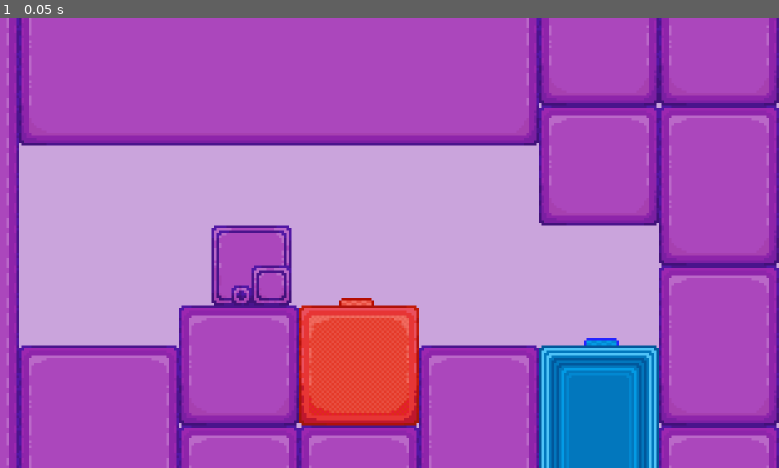
Above: before the commit, frame 1.
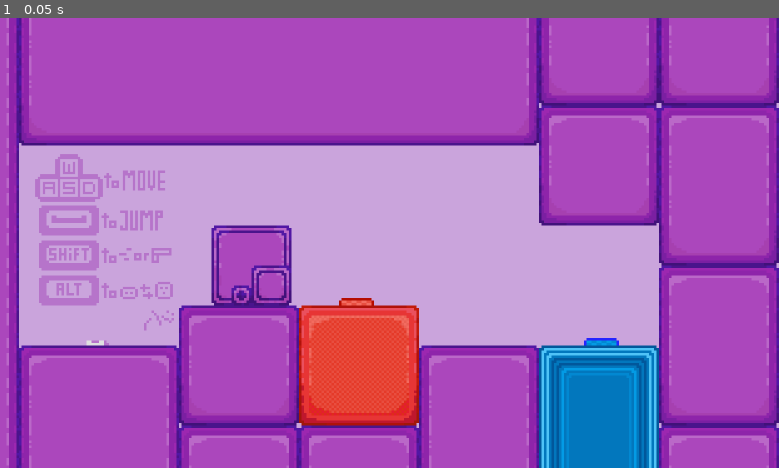
Above: after the commit, the same moment.

Repository: EmilPok/RpurpleB
Game: Godot game, scene res://scenes/levels/level_1.tscn
Two runs of this game, one before a commit and one after it. Both use one fixed random seed, a clock stepped at 60 frames per second and the inputs below. This scene is started directly instead of the project's main scene.
Inputs:
- Up to frame 1 (0.05 s): no input

The runs differ from the first frame. In frame 1, 1.8% of the frame differs, in the area x 4-23%, y 30-73%.

Commit message:
more arts

Diff:
--- a/scenes/levels/level_1.tscn
+++ b/scenes/levels/level_1.tscn
@@ -4,7 +4,18 @@
 [ext_resource type="Texture2D" uid="uid://d1p0xerncv70w" path="res://art/terrain/random_box.png" id="2_65guy"]
 [ext_resource type="Texture2D" uid="uid://kmuhh6iqf3go" path="res://art/terrain/small_random_block.png" id="3_p6rmu"]
 [ext_resource type="Texture2D" uid="uid://bum88hut5pcoj" path="res://art/terrain/ultra_small_random_block.png" id="4_34hum"]
+[ext_resource type="Texture2D" uid="uid://bf7h3a68ardm7" path="res://art/UI/tutorial/spacebar.png" id="6_mm8aj"]
+[ext_resource type="Texture2D" uid="uid://bk6vq4umvrmld" path="res://art/UI/tutorial/to.png" id="7_wtwp4"]
+[ext_resource type="Texture2D" uid="uid://hp11bupbcrsw" path="res://art/UI/tutorial/jump.png" id="8_iwr0g"]
 [ext_resource type="PackedScene" uid="uid://cvaoho4dwuilx" path="res://scenes/end_button.tscn" id="8_myogd"]
+[ext_resource type="Texture2D" uid="uid://diay2jf4i3eim" path="res://art/UI/tutorial/shift.png" id="9_bahl2"]
+[ext_resource type="Texture2D" uid="uid://b4t11kk4d6sll" path="res://art/UI/tutorial/skills.png" id="10_np2pn"]
+[ext_resource type="Texture2D" uid="uid://bjjgc7juhl1ax" path="res://art/UI/tutorial/alt.png" id="11_v6ha0"]
+[ext_resource type="Texture2D" uid="uid://cxnewjst0k4v4" path="res://art/UI/tutorial/characters.png" id="12_gmpev"]
+[ext_resource type="Texture2D" uid="uid://dj0su838dd747" path="res://art/UI/tutorial/wasd.png" id="13_mkypq"]
+[ext_resource type="Texture2D" uid="uid://2ngjme5dkrce" path="res://art/UI/tutorial/move.png" id="14_ndtll"]
+[ext_resource type="Texture2D" uid="uid://dwuhxek3ooenw" path="res://art/UI/tutorial/decor1.png" id="15_wtwp4"]
+[ext_resource type="Texture2D" uid="uid://8ly85tjeh4fo" path="res://art/misc/chalk.png" id="16_iwr0g"]
 
 [sub_resource type="RectangleShape2D" id="RectangleShape2D_g4v7s"]
 size = Vector2(32, 3)
@@ -91,3 +102,59 @@
 visible = false
 tile_map_data = PackedByteArray("AAAUAAAAAAADAAEAAAAUAAEAAAADAAEAAAAUAAIAAAADAAEAAAAUAAMAAAADAAEAAAAUAAQAAAADAAEAAAAUAA …(368 unchanged characters)…
 tile_set = ExtResource("1_6ayib")
+
+[node name="Spacebar" type="Sprite2D" parent="." unique_id=2012126472]
+position = Vector2(36, 110)
+texture = ExtResource("6_mm8aj")
+
+[node name="To" type="Sprite2D" parent="." unique_id=420682028]
+position = Vector2(52, 110)
+texture = ExtResource("7_wtwp4")
+
+[node name="Jump" type="Sprite2D" parent="." unique_id=286900924]
+position = Vector2(65, 110)
+texture = ExtResource("8_iwr0g")
+
+[node name="Shift" type="Sprite2D" parent="." unique_id=884662440]
+position = Vector2(36, 124)
+texture = ExtResource("9_bahl2")
+
+[node name="To2" type="Sprite2D" parent="." unique_id=499090594]
+position = Vector2(52, 124)
+texture = ExtResource("7_wtwp4")
+
+[node name="Skills" type="Sprite2D" parent="." unique_id=1621949821]
+position = Vector2(66, 124)
+texture = ExtResource("10_np2pn")
+
+[node name="Alt" type="Sprite2D" parent="." unique_id=1164840980]
+position = Vector2(36, 138)
+texture = ExtResource("11_v6ha0")
+
+[node name="To3" type="Sprite2D" parent="." unique_id=194222887]
+position = Vector2(52, 138)
+texture = ExtResource("7_wtwp4")
+
+[node name="Characters" type="Sprite2D" parent="." unique_id=830225319]
+position = Vector2(67, 138)
+texture = ExtResource("12_gmpev")
+
+[node name="Wasd" type="Sprite2D" parent="." unique_id=55408722]
+position = Vector2(36, 93)
+texture = ExtResource("13_mkypq")
+
+[node name="To4" type="Sprite2D" parent="." unique_id=1530423748]
+position = Vector2(53, 94)
+texture = ExtResource("7_wtwp4")
+
+[node name="Move" type="Sprite2D" parent="." unique_id=656235536]
+position = Vector2(66, 94)
+texture = ExtResource("14_ndtll")
+
+[node name="Decor1" type="Sprite2D" parent="." unique_id=706745619]
+position = Vector2(72, 150)
+texture = ExtResource("15_wtwp4")
+
+[node name="Chalk" type="Sprite2D" parent="." unique_id=372322218]
+position = Vector2(47, 156)
+texture = ExtResource("16_iwr0g")
Binary file added: art/UI/numbers/eight.png
Not shown, added: art/UI/numbers/eight.png.import
Binary file added: art/UI/numbers/nine.png
Not shown, added: art/UI/numbers/nine.png.import
Binary file added: art/UI/numbers/seve.png
Not shown, added: art/UI/numbers/seve.png.import
Binary file added: art/UI/numbers/six.png
Not shown, added: art/UI/numbers/six.png.import
Binary file added: art/UI/tutorial/alt.png
Not shown, added: art/UI/tutorial/alt.png.import
Binary file added: art/UI/tutorial/characters.png
Not shown, added: art/UI/tutorial/characters.png.import
(and 18 more such lines)
